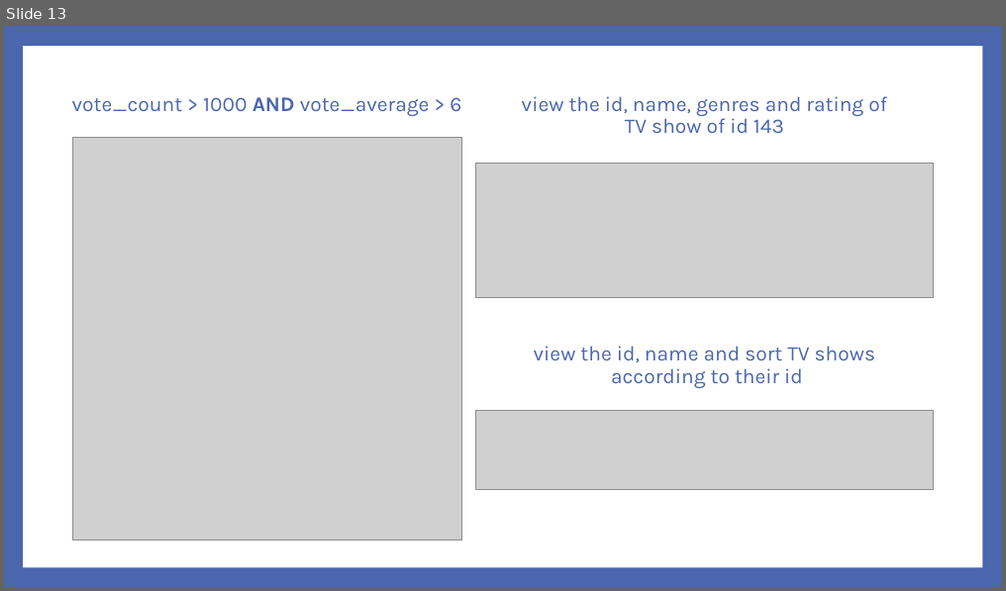
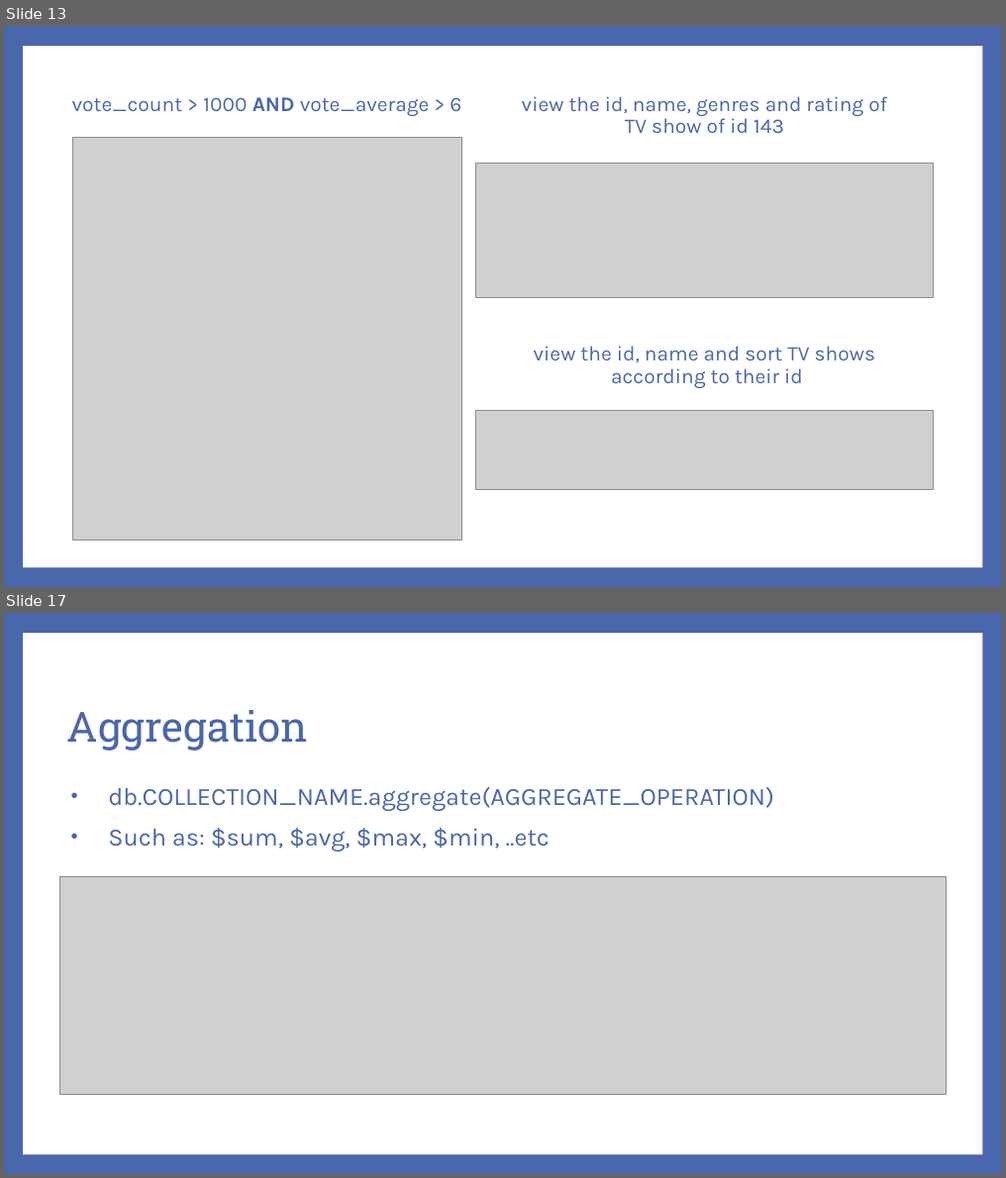
Before and after one commit to abedafnan/MonogoDB-Project, a slide deck: MongoDB Project.pptx. Shown one above the other, each under a label of ours: slide 13 before the commit, slides 13 and 17 after it; the slides between them are not shown. The pictures are 1006x591 and 1006x1178 pixels, drawn with LibreOffice and Linux fonts; fonts in the diff are those of the drawing; grey boxes stand for pictures. Boxes give left, top, right and bottom in pixels: in the first picture for what was removed or moved away, otherwise in the second. Text is boxed around its words. In the diff, an @@ line names an element or a change of style, - is before the commit and + after.

Commit message:
Add aggregation and insertion queries

```diff
--- a/MongoDB Project.pptx
+++ b/MongoDB Project.pptx
@@ slide 17 added at (x1=4, y1=613, x2=1002, y2=1174), background #4A66AC; not listed: 1 template element that a slide beside it also shows @@
@@ title added at (x1=67, y1=710, x2=309, y2=751), 40 pt, text #4A66AC @@
+Aggregation
@@ text added at (x1=108, y1=787, x2=774, y2=852), 24 pt, text #4A66AC @@
+• db.COLLECTION_NAME.aggregate(AGGREGATE_OPERATION)
+• Such as: $sum, $avg, $max, $min, ..etc
@@ picture added at (x1=59, y1=876, x2=946, y2=1094) @@
```
Also in this commit, not shown: 4 slides changed, 1 other slide added, 3 other files.
